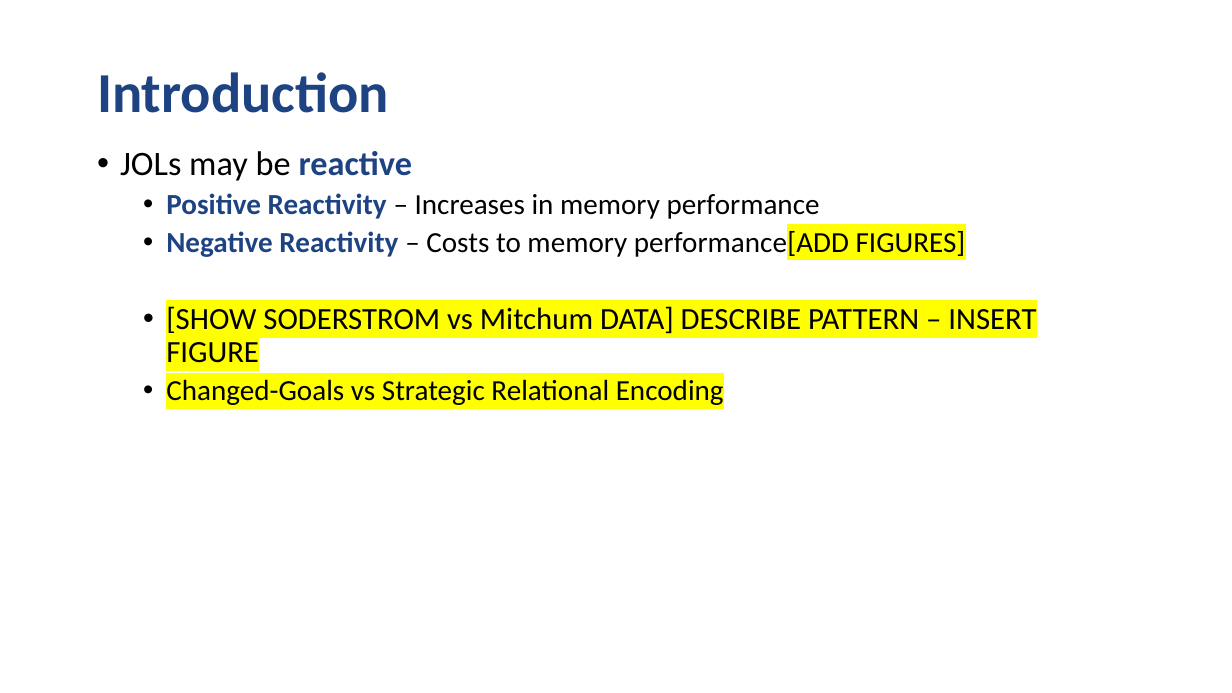
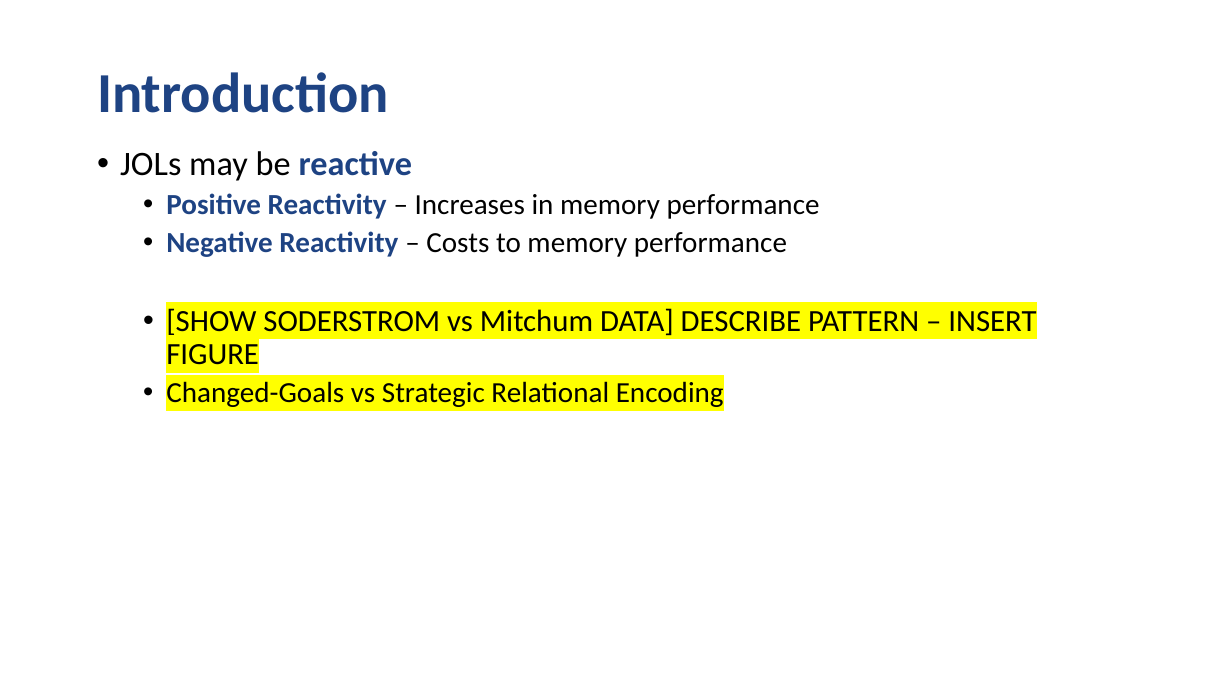
Before and after one commit to npm27/JOL-Reactivity-1, a slide deck: slide 2 of 6 Presentations/JOL Reactivity.pptx. Drawn at 1232x693 pixels with LibreOffice and Linux fonts; fonts in the diff are those of the drawing. Boxes give left, top, right and bottom in pixels: in the first picture for what was removed or moved away, otherwise in the second. Text is boxed around its words. In the diff, an @@ line names an element or a change of style, - is before the commit and + after.

```diff
--- a/6 Presentations/JOL Reactivity.pptx
+++ b/6 Presentations/JOL Reactivity.pptx
@@ text at bbox=[166, 231, 787, 257]: text changed @@
-  • Negative Reactivity – Costs to memory performance[ADD FIGURES]
+  • Negative Reactivity – Costs to memory performance
```
Also in this commit, not shown: 2 other slides changed, 2 slides added, 3 slides removed.
